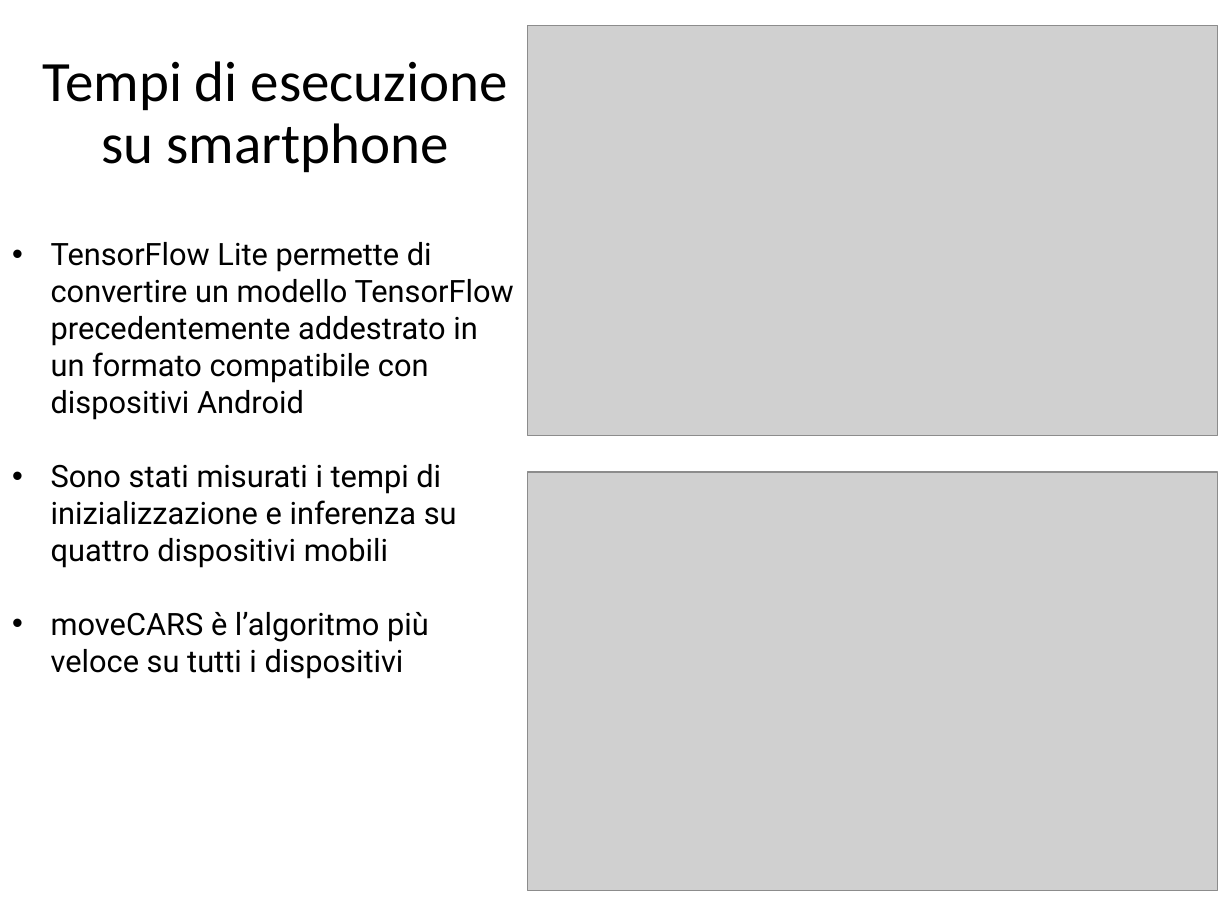
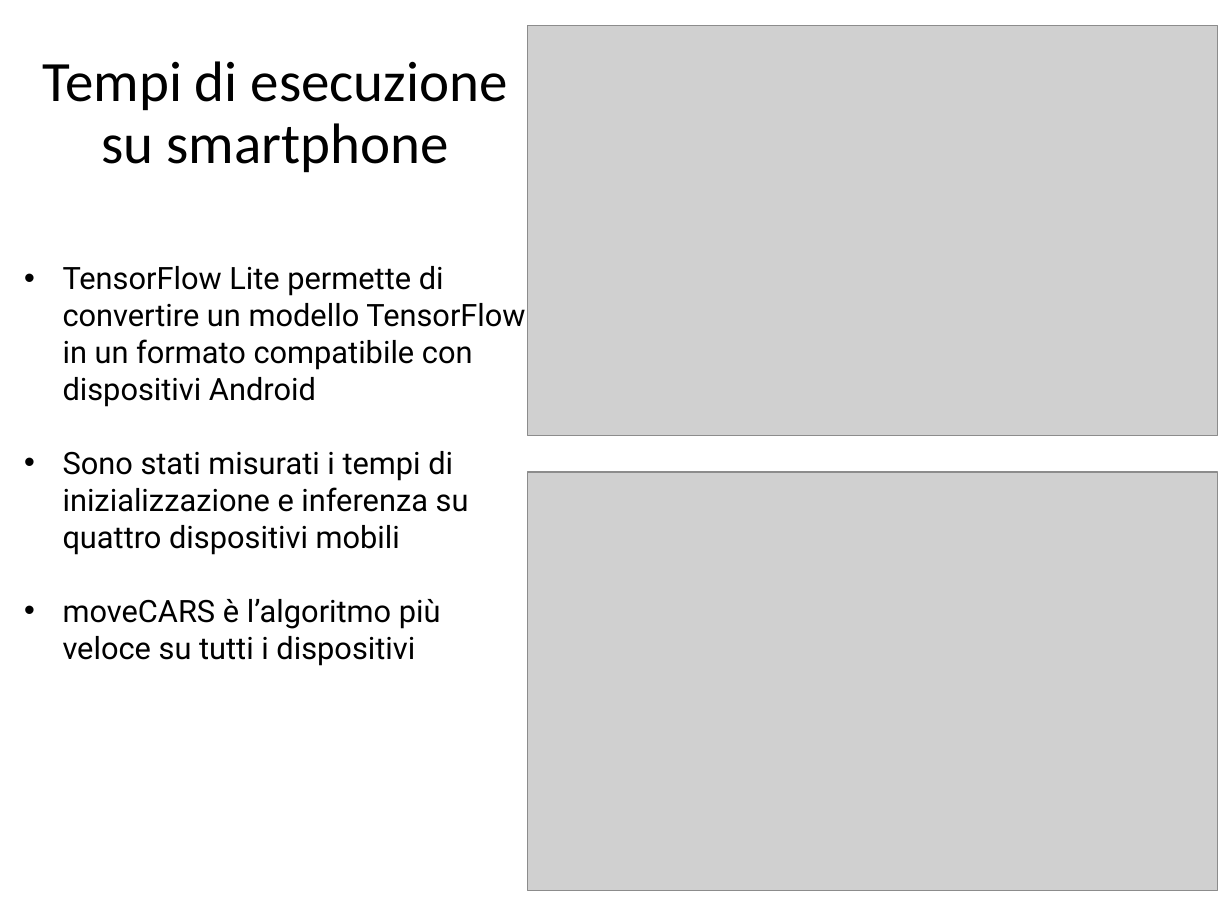
Before and after one commit to CriptHunter/tesi, a slide deck: slide 11 of presentazione/presentazione.pptx (slide 12 before the commit). Drawn at 1232x924 pixels with LibreOffice and Linux fonts; fonts in the diff are those of the drawing; grey boxes stand for pictures. Boxes give left, top, right and bottom in pixels: in the first picture for what was removed or moved away, otherwise in the second. Text is boxed around its words. In the diff, an @@ line names an element or a change of style, - is before the commit and + after.

```diff
--- a/presentazione/presentazione.pptx
+++ b/presentazione/presentazione.pptx
@@ text "TensorFlow Lite permette di convertire ...": place and size @@
-text "TensorFlow Lite permette di convertire ..." at (51, 242, 514, 679)
+text "TensorFlow Lite permette di convertire ..." at (63, 266, 525, 666)
@@ text at (63, 266, 525, 407): text changed @@
-• TensorFlow Lite permette di convertire un modello TensorFlow precedentemente addestrato in un formato compatibile con dispositivi Android
+• TensorFlow Lite permette di convertire un modello TensorFlow in un formato compatibile con dispositivi Android
```
Also in this commit, not shown: 9 other slides changed, 1 slide removed, 2 other files.
